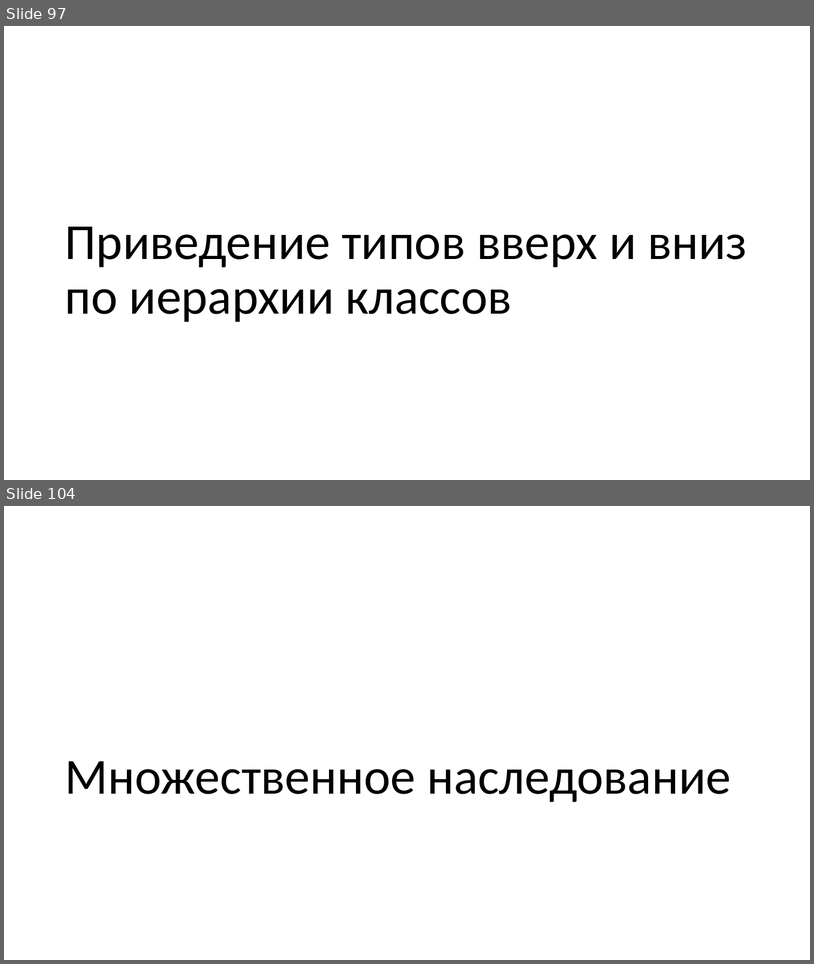
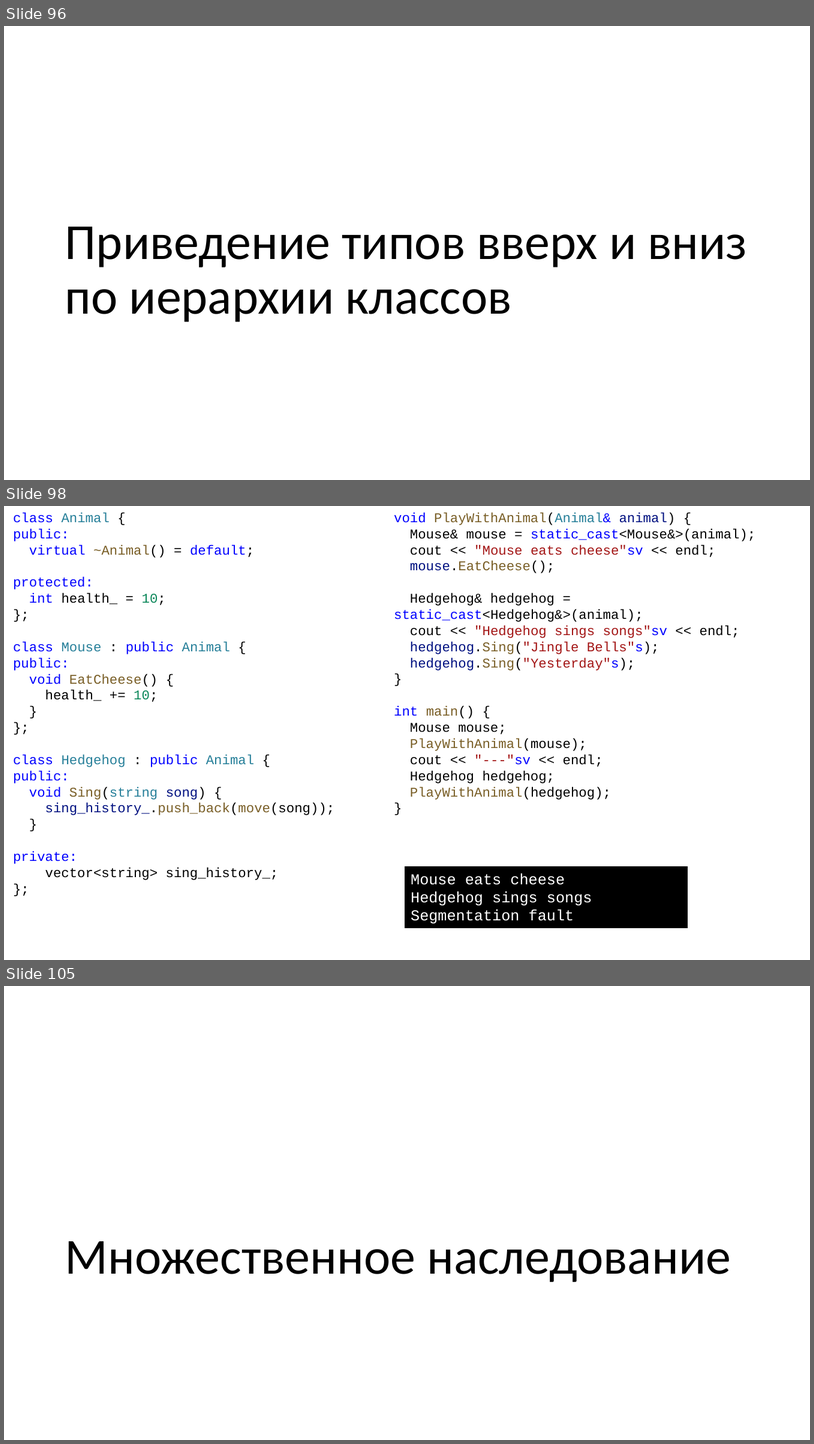
Before and after one commit to alexey-malov/oop, a slide deck: lectures/03/Наследование и полиморфизм.pptx. Shown one above the other, each under a label of ours: slides 97 and 104 before the commit, slides 96, 98 and 105 after it; the slides between them are not shown. The pictures are 814x964 and 814x1444 pixels, drawn with LibreOffice and Linux fonts; fonts in the diff are those of the drawing. Boxes give left, top, right and bottom in pixels: in the first picture for what was removed or moved away, otherwise in the second. Text is boxed around its words. In the diff, an @@ line names an element or a change of style, - is before the commit and + after.

```diff
--- a/lectures/03/Наследование и полиморфизм.pptx
+++ b/lectures/03/Наследование и полиморфизм.pptx
@@ slide 98 added at bbox=[4, 506, 810, 960], background #FFFFFF @@
@@ text added at bbox=[13, 513, 335, 880], 16 pt, text #0000FF @@
+class Animal {
+public:
+virtual ~Animal() = default;
+protected:
+int health_ = 10;
+};
+class Mouse : public Animal {
+public:
+void EatCheese() {
+health_ += 10;
+}
+};
+class Hedgehog : public Animal {
+public:
+void Sing(string song) {
+sing_history_.push_back(move(song));
+}
+private:
+vector<string> sing_history_;
+};
@@ text added at bbox=[394, 513, 756, 799], 16 pt, text #000000 @@
+void PlayWithAnimal(Animal& animal) {
+Mouse& mouse = static_cast<Mouse&>(animal);
+cout << "Mouse eats cheese"sv << endl;
+mouse.EatCheese();
+Hedgehog& hedgehog = static_cast<Hedgehog&>(animal);
+cout << "Hedgehog sings songs"sv << endl;
+hedgehog.Sing("Jingle Bells"s);
+hedgehog.Sing("Yesterday"s);
+}
+int main() {
+Mouse mouse;
+PlayWithAnimal(mouse);
+cout << "---"sv << endl;
+Hedgehog hedgehog;
+PlayWithAnimal(hedgehog);
+}
@@ rectangle added at bbox=[405, 866, 687, 927], fill #000000, outline #000000 1 pt, 18 pt, text #FFFFFF @@
+Mouse eats cheese
+Hedgehog sings songs
+Segmentation fault
@@ what was slide 97 is now slide 96 @@
@@ what was slide 104 is now slide 105 @@
```
Also in this commit, not shown: 9 slides changed, 8 other slides added, 8 slides removed, 11 other files.
